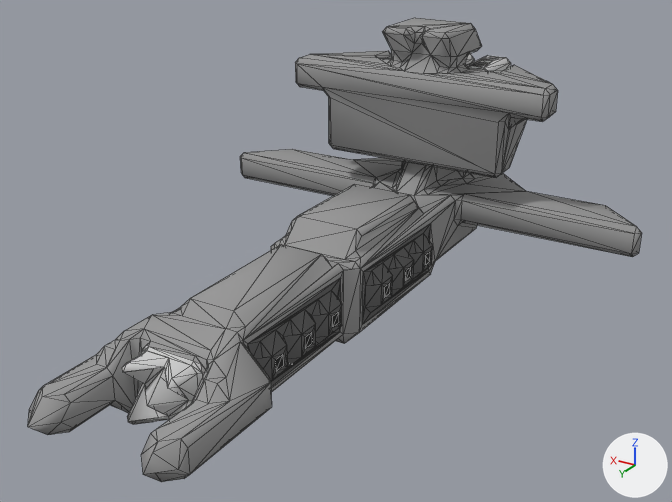
The OBJ model src/jsMain/resources/meshes/fulkreykk-3-brekoryn-class.obj as it was, and as the next commit left it.
Before and after are seen from a camera (50 mm lens) standing at (-39.1, 64.1, 39.3) and looking at (-1.4, 1.2, 7.9). The lights are fixed; the arrows at lower right show +X, +Y and +Z. Mesh edges are drawn as thin lines. Where no turn or scale is listed for an object, it has been applied to the vertices.

Objects in the first picture: 'fulkreykk-3-brekoryn-class'.
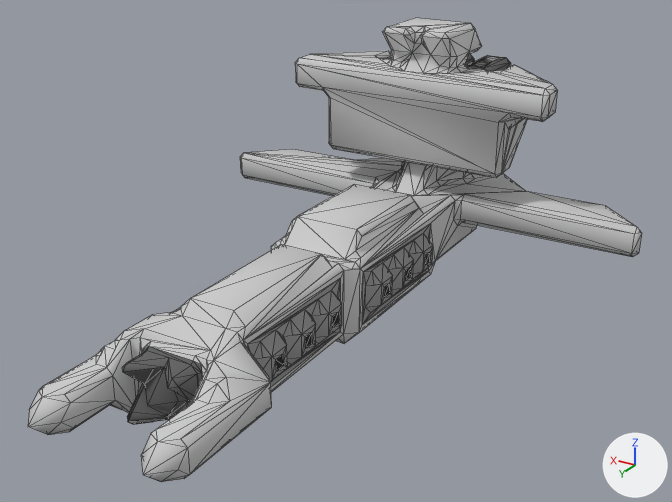
Where the change shows, as pixel boxes [x1, y1, x2, y2] in the pictures (672 x 502 px; the box of a moved part takes in the faces that stretch with it):
part 1 of me_fulkreykk_3_brekoryn_class, moved or reshaped
    both: [28, 29, 539, 482]
part 2 of me_fulkreykk_3_brekoryn_class, surface changed
    both: [28, 18, 642, 482]

What changed in the scene script:
```text
Change me_fulkreykk_3_brekoryn_class:
    used by ob_fulkreykk_3_brekoryn_class; location = (0.0, 0.0, 0.0)
    remove me_fulkreykk_3_brekoryn_class.from_pydata(...)  # 923 vertices, 1731 faces; spans x -22.5..22.5, y -30.0..30.0, z 0.0..24.0
    add me_fulkreykk_3_brekoryn_class.from_pydata(...)  # 918 vertices, 1729 faces; spans x -22.5..22.5, y -30.0..30.0, z 0.0..24.0
    me_fulkreykk_3_brekoryn_class part 1
    16 vertices are removed from x -5.5..5.0, y -23.5..29.5, z 0.5..8.5
    259 faces are deleted
    1 vertex moves from x 0.5, y 22.5, z 2.5 to x 2.0, y 23.5, z 3.0
    11 vertices are added at x -5.0..5.0, y -23.5..29.5, z 0.5..8.0
    257 new faces join them
    me_fulkreykk_3_brekoryn_class part 2: 1450 kept faces spanning x -22.5..22.5, y -30.0..30.0, z 0.0..24.0 get new texture (UV) coordinates
```
